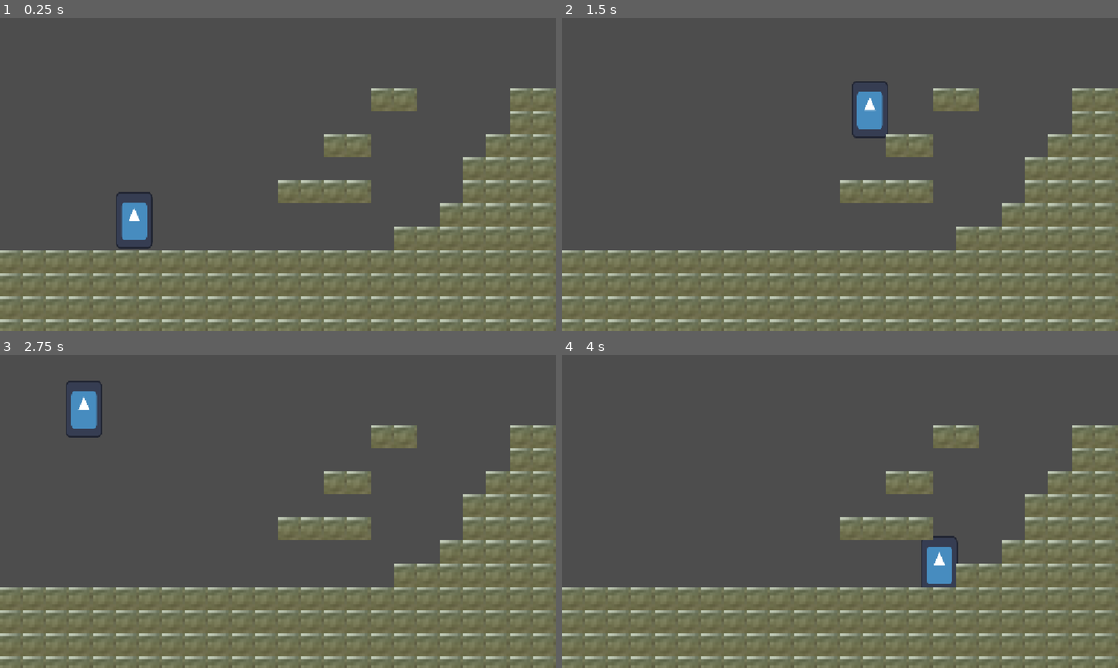
Above: before the commit, frames 1-4 (two rows, left to right).
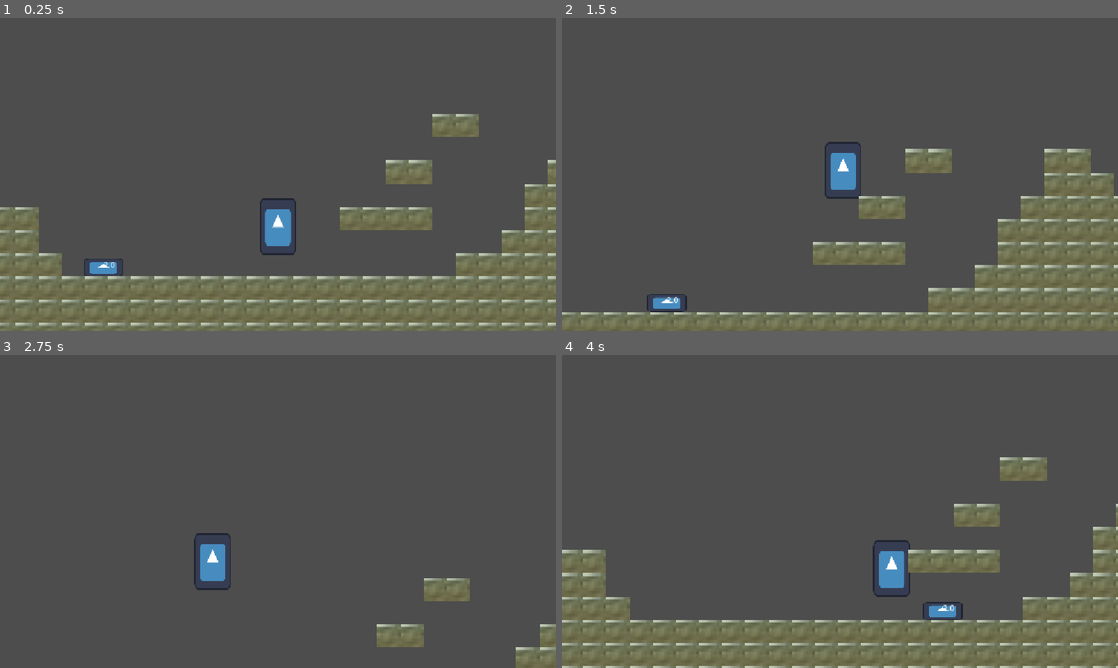
Above: after the commit, the same moments.

Repository: louis-bourgault/gamemcgame
Game: Godot game, scene res://main.tscn
Same seed, same stepped clock (60 frames per second), same inputs: the game is played once before the commit and once after it. The engine's default icon, where the game draws it, is replaced by a stand-in: a white triangle on a blue panel in a dark square.
Inputs:
- Up to frame 1 (0.25 s): no input
- Up to frame 2 (1.5 s): hold D (right) from 0.53 s (still down); tap Space (jump) at 0.6, 0.77, 1.07, 1.35 s
- Up to frame 3 (2.75 s): tap Space (jump) at 1.52, 1.82, 2.1 s; release D (right) at 2.03 s; hold A (left) from 2.03 s (still down)
- Up to frame 4 (4 s): release A (left) at 2.78 s; hold D (right) from 2.78 s (still down); tap Space (jump) at 2.85, 3.02, 3.32, 3.6, 3.77 s

The runs differ from the first frame. In frame 1, 24% of the frame differs, in the area x 0-100%, y 22-100%; in frame 2, 26%; in frame 3, 34%, in the area x 0-100%, y 8-100%; in frame 4, 25%.

Commit message:
added basic explosion and momentum based motion system

Diff:
--- /dev/null
+++ b/back_and_forth_enemy.gd
@@ -0,0 +1,19 @@
+extends "res://enemy.gd"
+
+func update_movement(delta:float):
+	if not is_on_floor():
+		velocity += get_gravity() * delta
+
+		# Set horizontal velocity
+	velocity.x = direction * speed
+
+	# Move and slide handles the collision and movement
+	move_and_slide()
+
+	# Check for walls and flip direction
+	if is_on_wall():
+		flip_direction()
+
+	# Optional: Flip sprite visual based on direction
+	if direction != 0:
+		sprite.flip_h = direction < 0
--- /dev/null
+++ b/bullet.gd
@@ -0,0 +1,14 @@
+extends Area2D
+
+@export var speed: int = 750
+var direction: Vector2 = Vector2.RIGHT
+
+# Called when the node enters the scene tree for the first time.
+func _ready() -> void:
+	print('hello world im a bullet')
+
+
+
+# Called every frame. 'delta' is the elapsed time since the previous frame.
+func _process(delta: float) -> void:
+	position += direction * speed * delta
--- /dev/null
+++ b/bullet.tscn
@@ -0,0 +1,21 @@
+[gd_scene format=3 uid="uid://bf1rgmcdna7v3"]
+
+[ext_resource type="Script" uid="uid://bi511eysq8a5e" path="res://bullet.gd" id="1_v8qja"]
+[ext_resource type="Texture2D" uid="uid://crbae78ti8mpa" path="res://icon.svg" id="2_t4vbm"]
+
+[sub_resource type="RectangleShape2D" id="RectangleShape2D_6ojh1"]
+size = Vector2(34, 35)
+
+[node name="bullet" type="Area2D" unique_id=998514076]
+collision_layer = 8
+collision_mask = 0
+script = ExtResource("1_v8qja")
+
+[node name="Sprite2D" type="Sprite2D" parent="." unique_id=2002727466]
+position = Vector2(-0.4999981, 0.5)
+scale = Vector2(0.33593753, 0.36718753)
+texture = ExtResource("2_t4vbm")
+
+[node name="CollisionShape2D" type="CollisionShape2D" parent="." unique_id=2104811296]
+position = Vector2(0, 0.5)
+shape = SubResource("RectangleShape2D_6ojh1")
--- a/character_body_2d.gd
+++ b/character_body_2d.gd
@@ -1,25 +1,120 @@
+
 extends CharacterBody2D
 
+const SPEED = 800.0
+const GROUND_ACCELERATION = 2500.0
+const AIR_ACCELERATION = 1600.0
+const GROUND_FRICTION = 2500
+const AIR_FRICTION = 150.0
+const JUMP_VELOCITY = -900.0
 
-const SPEED = 800.0
-const JUMP_VELOCITY = -900.0
+@onready var hurtbox: Area2D = $hurtbox
+@onready var iframe_timer: Timer = $IFrameTimer
+
+var is_invincible: bool = false
+var fired_last: bool = false
+
+const BULLET_SCENE = preload("res://bullet.tscn")
+@onready var muzzle = $pivot/muzzle
+
+
+func _ready() -> void:
+	iframe_timer.timeout.connect(_on_iframe_timer_timeout)
+
 
 
 func _physics_process(delta: float) -> void:
-	# Add the gravity.
+
+	# Gravity
 	if not is_on_floor():
 		velocity += get_gravity() * delta
 
-	# Handle jump.
+	# Jump
 	if Input.is_action_just_pressed("jump") and is_on_floor():
 		velocity.y = JUMP_VELOCITY
 
-	# Get the input direction and handle the movement/deceleration.
-	# As good practice, you should replace UI actions with custom gameplay actions.
+	# Horizontal movement
 	var direction := Input.get_axis("left", "right")
-	if direction:
-		velocity.x = direction * SPEED
+
+	if direction != 0:
+		var acceleration = GROUND_ACCELERATION if is_on_floor() else AIR_ACCELERATION
+
+		# Apply acceleration instead of directly setting velocity
+		if sign(direction) != sign(velocity.x) or abs(velocity.x) < SPEED:
+			velocity.x += direction * acceleration * delta
+
 	else:
-		velocity.x = move_toward(velocity.x, 0, SPEED)
+		# Friction when no input is applied
+		var friction = GROUND_FRICTION if is_on_floor() else AIR_FRICTION
+		velocity.x = move_toward(velocity.x, 0, friction * delta)
+
+	# Flip player sprite
+	if velocity.x > 0:
+		$pivot.scale = Vector2(1, 1)
+	elif velocity.x < 0:
+		$pivot.scale = Vector2(-1, 1)
+
+	# Shooting (right stick)
+	var updown = Input.get_axis("up2", "down2")
+	var leftright = Input.get_axis("left2", "right2")
+
+	if abs(updown) < 0.2 and abs(leftright) < 0.2:
+		fired_last = false
+
+	elif not fired_last:
+		var fireDirection = Vector2(leftright, updown).normalized()
+
+		print("firing")
+
+		var bullet = BULLET_SCENE.instantiate()
+		bullet.global_transform = muzzle.global_transform
+		bullet.direction = fireDirection
+		get_tree().current_scene.add_child(bullet)
+
+		fired_last = true
 
 	move_and_slide()
+
+
+func take_damage(damage_amount):
+	print("damage taken: ", damage_amount)
+	start_iframes()
+
+
+func start_iframes() -> void:
+	is_invincible = true
+	iframe_timer.start()
+
+	modulate.a = 0.5
+
+
+func _on_iframe_timer_timeout() -> void:
+	is_invincible = false
+	modulate.a = 1.0
+
+	var overlapping_bodies = hurtbox.get_overlapping_bodies()
+
+	if overlapping_bodies.size() > 0:
+		var enemy = overlapping_bodies[0]
+		_on_area_2d_body_entered(enemy)
+
+
+func _on_area_2d_body_entered(body: Node2D) -> void:
+
+	if is_invincible:
+		return
+
+	var damage_amount = 1
+
+	if "damage" in body:
+		damage_amount = body.damage
+
+	take_damage(damage_amount)
+
+
+func _on_explosion_area_area_entered(area: Area2D) -> void:
+	print("we have an explosion within range")
+
+	var relative_pos = (global_position - area.global_position).normalized()
+
+	velocity += relative_pos * 1000
--- /dev/null
+++ b/enemy.gd
@@ -0,0 +1,76 @@
+extends CharacterBody2D
+
+@export var speed: float = 150.0
+@export var direction: int = 1  # 1 for right, -1 for left
+
+@export var damage: int
+@export var explosion_interval: float = 2
+@export var explosion_power: int = 0
+@export var respawn_interval: float = 5
+var corporal = true
+var soon_respawning = true
+
+var EXPLOSION_SCENE = preload("res://explosion.tscn")
+
+@onready var sprite: Sprite2D = $Sprite2D  # Adjust if using Sprite2D
+
+func _ready() -> void:
+	$Label.text = str(explosion_interval)
+
+
+# Called when the node enters the scene tree for the first time.
+func _physics_process(delta: float) -> void:
+	if corporal:
+		update_movement(delta)
+		# Add gravity if your enemy needs it (remove if top-down)
+
+
+	elif soon_respawning == true:
+		$Label.text = str(snapped($respawn_timer.time_left, 0.1))
+
+	else:
+		$Label.text = str(snapped($explosion_timer.time_left, 0.1))
+
+func flip_direction() -> void:
+	direction *= -1
+
+func update_movement(delta):
+	pass
+
+func _on_area_2d_area_entered(body: Node2D) -> void:
+	if corporal == false:
+		return
+
+	print("enemy hit by:", body)
+
+	$explosion_timer.start(explosion_interval)
+	$Sprite2D.hide()
+	$CollisionShape2D.set_deferred("disabled", true)
+	$Area2D.set_deferred("monitorable", false)
+
+	$respawn_timer.start(respawn_interval)
+	corporal = false
+	soon_respawning = false
+
+
+
+
+func _on_explosion_timer_timeout() -> void:
+	var explosion = EXPLOSION_SCENE.instantiate()
+	explosion.global_transform = global_transform
+	explosion.explosion_power = explosion_power
+	get_tree().current_scene.add_child(explosion)
+	soon_respawning = true
+
+
+
+
+func _on_respawn_timer_timeout() -> void:
+	scale.x = 1
+	scale.y = 1
+	$Sprite2D.show()
+	$CollisionShape2D.set_deferred("disabled", false)
+	$Area2D.set_deferred("monitorable", true)
+	corporal = true
+	soon_respawning = false
+	$Label.text = str(explosion_interval)
--- /dev/null
+++ b/explosion.gd
@@ -0,0 +1,17 @@
+extends Area2D
+
+@export var remain_time: float = 0.2
+@export var explosion_power: float = 1
+
+# Called when the node enters the scene tree for the first time.
+func _ready() -> void:
+	$Timer.start(remain_time)
+
+
+# Called every frame. 'delta' is the elapsed time since the previous frame.
+func _process(delta: float) -> void:
+	pass
+
+
+func _on_timer_timeout() -> void:
+	queue_free()
--- /dev/null
+++ b/explosion.tscn
@@ -0,0 +1,24 @@
+[gd_scene format=3 uid="uid://bw0y10oayyg71"]
+
+[ext_resource type="Texture2D" uid="uid://bogcxx68bpaxn" path="res://explosion.png" id="1_q7epf"]
+[ext_resource type="Script" uid="uid://ca6lcqiwes06f" path="res://explosion.gd" id="1_vxas0"]
+
+[sub_resource type="CircleShape2D" id="CircleShape2D_t4vbm"]
+radius = 2.6701891
+
+[node name="Explosion" type="Area2D" unique_id=830368717]
+collision_layer = 16
+script = ExtResource("1_vxas0")
+
+[node name="CollisionShape2D" type="CollisionShape2D" parent="." unique_id=1236557607]
+scale = Vector2(12.04, 11.679999)
+shape = SubResource("CircleShape2D_t4vbm")
+
+[node name="Explosion" type="Sprite2D" parent="." unique_id=632815399]
+scale = Vector2(0.2653666, -0.22688407)
+texture = ExtResource("1_q7epf")
+
+[node name="Timer" type="Timer" parent="." unique_id=1499458893]
+one_shot = true
+
+[connection signal="timeout" from="Timer" to="." method="_on_timer_timeout"]
--- a/main.tscn
+++ b/main.tscn
@@ -3,9 +3,16 @@
 [ext_resource type="Script" uid="uid://b3yiv2o67ib7x" path="res://character_body_2d.gd" id="1_h2yge"]
 [ext_resource type="Texture2D" uid="uid://crbae78ti8mpa" path="res://icon.svg" id="2_1bvp3"]
 [ext_resource type="Texture2D" uid="uid://ucmo3r5mx2km" path="res://bg.png" id="3_lquwl"]
+[ext_resource type="Script" uid="uid://bdjt64kv28k03" path="res://back_and_forth_enemy.gd" id="4_1bvp3"]
 
 [sub_resource type="RectangleShape2D" id="RectangleShape2D_6ojh1"]
 size = Vector2(65, 95)
+
+[sub_resource type="RectangleShape2D" id="RectangleShape2D_6uyfg"]
+size = Vector2(64, 91)
+
+[sub_resource type="CircleShape2D" id="CircleShape2D_6ojh1"]
+radius = 10.638738
 
 [sub_resource type="TileSetAtlasSource" id="TileSetAtlasSource_7mycd"]
 texture = ExtResource("3_lquwl")
@@ -162,21 +169,104 @@
 physics_layer_0/collision_layer = 1
 sources/0 = SubResource("TileSetAtlasSource_7mycd")
 
+[sub_resource type="RectangleShape2D" id="RectangleShape2D_cjnhc"]
+size = Vector2(75, 35)
+
+[sub_resource type="RectangleShape2D" id="RectangleShape2D_66cv7"]
+size = Vector2(77.5, 33)
+
 [node name="main" type="Node" unique_id=794105987]
 
 [node name="CharacterBody2D" type="CharacterBody2D" parent="." unique_id=1413840782]
+position = Vector2(383, 211)
+collision_layer = 0
 script = ExtResource("1_h2yge")
 
-[node name="Sprite2D" type="Sprite2D" parent="CharacterBody2D" unique_id=246752807]
-position = Vector2(278, 346)
+[node name="pivot" type="Node2D" parent="CharacterBody2D" unique_id=8597905]
+
+[node name="Sprite2D" type="Sprite2D" parent="CharacterBody2D/pivot" unique_id=246752807]
 scale = Vector2(0.59374994, 0.9218751)
 texture = ExtResource("2_1bvp3")
 
+[node name="muzzle" type="Node2D" parent="CharacterBody2D/pivot" unique_id=433441126]
+visible = false
+position = Vector2(18, 0)
+
+[node name="Sprite2D" type="Sprite2D" parent="CharacterBody2D/pivot/muzzle" unique_id=932718193]
+
+[node name="Bg" type="Sprite2D" parent="CharacterBody2D/pivot/muzzle" unique_id=1969270708]
+visible = false
+position = Vector2(3.0000038, 5.9604645e-08)
+scale = Vector2(0.11999993, 0.35999876)
+texture = ExtResource("3_lquwl")
+
 [node name="CollisionShape2D" type="CollisionShape2D" parent="CharacterBody2D" unique_id=1903923376]
-position = Vector2(279.5, 344.5)
 shape = SubResource("RectangleShape2D_6ojh1")
 
+[node name="Camera2D" type="Camera2D" parent="CharacterBody2D" unique_id=840965228]
+position = Vector2(0, -60)
+position_smoothing_enabled = true
+
+[node name="hurtbox" type="Area2D" parent="CharacterBody2D" unique_id=1763297734]
+collision_layer = 0
+collision_mask = 4
+
+[node name="hurtbox" type="CollisionShape2D" parent="CharacterBody2D/hurtbox" unique_id=287989965]
+shape = SubResource("RectangleShape2D_6uyfg")
+
+[node name="IFrameTimer" type="Timer" parent="CharacterBody2D" unique_id=210580804]
+wait_time = 0.304
+
+[node name="ExplosionArea" type="Area2D" parent="CharacterBody2D" unique_id=1145232901]
+collision_layer = 0
+collision_mask = 16
+
+[node name="explode_area" type="CollisionShape2D" parent="CharacterBody2D/ExplosionArea" unique_id=1801287341]
+scale = Vector2(18.120003, 17.4)
+shape = SubResource("CircleShape2D_6ojh1")
+
 [node name="TileMapLayer" type="TileMapLayer" parent="." unique_id=1512974045]
+position = Vector2(-65, -93)
 scale = Vector2(3, 3)
 tile_map_data = PackedByteArray("AAACAAoAAAAJAAMAAAADAAoAAAAJAAMAAAAEAAoAAAAJAAMAAAAFAAoAAAAJAAMAAAAGAAoAAAAJAAMAAAAHAA …(4512 unchanged characters)…
 tile_set = SubResource("TileSet_6ojh1")
+
+[node name="enemy" type="CharacterBody2D" parent="." unique_id=473726525]
+position = Vector2(-16, 362)
+collision_layer = 4
+collision_mask = 9
+script = ExtResource("4_1bvp3")
+
+[node name="Sprite2D" type="Sprite2D" parent="enemy" unique_id=1406417750]
+scale = Vector2(0.640625, 0.28125)
+texture = ExtResource("2_1bvp3")
+
+[node name="CollisionShape2D" type="CollisionShape2D" parent="enemy" unique_id=1267365991]
+position = Vector2(0, 0.5)
+shape = SubResource("RectangleShape2D_cjnhc")
+
+[node name="Area2D" type="Area2D" parent="enemy" unique_id=1890931369]
+collision_layer = 2
+collision_mask = 8
+
+[node name="CollisionShape2D" type="CollisionShape2D" parent="enemy/Area2D" unique_id=648081914]
+position = Vector2(0, 0.5)
+shape = SubResource("RectangleShape2D_66cv7")
+
+[node name="Label" type="Label" parent="enemy" unique_id=758995845]
+offset_top = -18.0
+offset_right = 40.0
+offset_bottom = 5.0
+
+[node name="explosion_timer" type="Timer" parent="enemy" unique_id=752184376]
+one_shot = true
+
+[node name="respawn_timer" type="Timer" parent="enemy" unique_id=1035665189]
+one_shot = true
+
+[connection signal="body_entered" from="CharacterBody2D/hurtbox" to="CharacterBody2D" method="_on_area_2d_body_entered"]
+[connection signal="area_entered" from="CharacterBody2D/ExplosionArea" to="CharacterBody2D" method="_on_explosion_area_area_entered"]
+[connection signal="area_entered" from="enemy/Area2D" to="enemy" method="_on_area_2d_area_entered"]
+[connection signal="body_entered" from="enemy/Area2D" to="enemy" method="_on_area_2d_body_entered"]
+[connection signal="timeout" from="enemy/explosion_timer" to="enemy" method="_on_explosion_timer_timeout"]
+[connection signal="timeout" from="enemy/respawn_timer" to="enemy" method="_on_respawn_timer_timeout"]
--- a/project.godot
+++ b/project.godot
@@ -28,6 +28,7 @@
 , Object(InputEventKey,"resource_local_to_scene":false,"resource_name":"","device":-1,"window_id":0,"alt_pressed":false …(183 unchanged characters)…
 , Object(InputEventKey,"resource_local_to_scene":false,"resource_name":"","device":-1,"window_id":0,"alt_pressed":false …(186 unchanged characters)…
 , Object(InputEventJoypadButton,"resource_local_to_scene":false,"resource_name":"","device":-1,"button_index":0,"pressure":0.0,"pressed":true,"script":null)
+, Object(InputEventJoypadButton,"resource_local_to_scene":false,"resource_name":"","device":-1,"button_index":9,"pressure":0.0,"pressed":true,"script":null)
 ]
 }
 left={
@@ -44,6 +45,40 @@
 , Object(InputEventJoypadMotion,"resource_local_to_scene":false,"resource_name":"","device":-1,"axis":0,"axis_value":1.0,"script":null)
 ]
 }
+fire={
+"deadzone": 0.2,
+"events": [Object(InputEventKey,"resource_local_to_scene":false,"resource_name":"","device":-1,"window_id":0,"alt_pressed":false,"shift_pressed":false,"ctrl_pressed":false,"meta_pressed":false,"pressed":false,"keycode":0,"physical_keycode":67,"key_label":0,"unicode":99,"location":0,"echo":false,"script":null)
+, Object(InputEventJoypadButton,"resource_local_to_scene":false,"resource_name":"","device":-1,"button_index":2,"pressure":0.0,"pressed":true,"script":null)
+, Object(InputEventJoypadButton,"resource_local_to_scene":false,"resource_name":"","device":-1,"button_index":10,"pressure":0.0,"pressed":true,"script":null)
+]
+}
+right2={
+"deadzone": 0.2,
+"events": [Object(InputEventJoypadMotion,"resource_local_to_scene":false,"resource_name":"","device":-1,"axis":2,"axis_value":1.0,"script":null)
+]
+}
+left2={
+"deadzone": 0.2,
+"events": [Object(InputEventJoypadMotion,"resource_local_to_scene":false,"resource_name":"","device":-1,"axis":2,"axis_value":-1.0,"script":null)
+]
+}
+up2={
+"deadzone": 0.2,
+"events": [Object(InputEventJoypadMotion,"resource_local_to_scene":false,"resource_name":"","device":-1,"axis":3,"axis_value":-1.0,"script":null)
+]
+}
+down2={
+"deadzone": 0.2,
+"events": [Object(InputEventJoypadMotion,"resource_local_to_scene":false,"resource_name":"","device":-1,"axis":3,"axis_value":1.0,"script":null)
+]
+}
+
+[layer_names]
+
+2d_physics/layer_1="Platforms"
+2d_physics/layer_3="Enemy"
+2d_physics/layer_4="Player Bullets"
+2d_physics/layer_5="Explosions"
 
 [physics]
 
Not shown, added: back_and_forth_enemy.gd.uid
Not shown, added: bullet.gd.uid
Not shown, added: enemy.gd.uid
Not shown, added: explosion.gd.uid
Binary file added: explosion.png
Not shown, added: explosion.png.import
Not shown, added: export_presets.cfg
